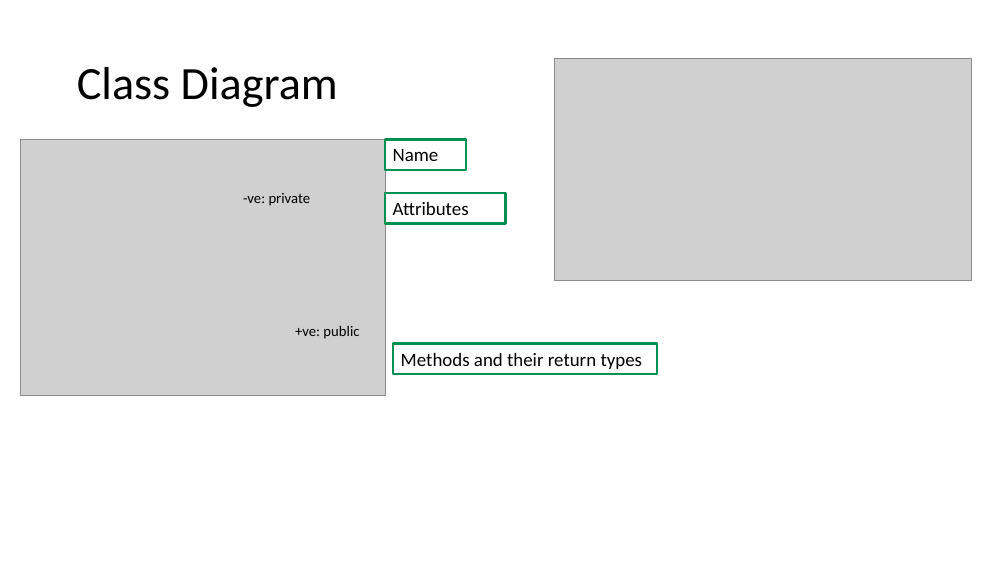
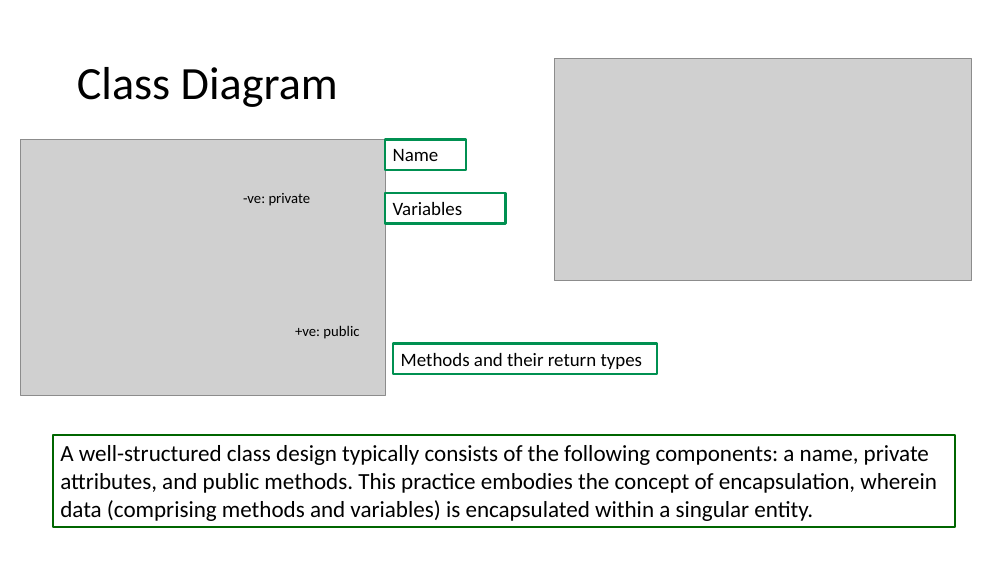
Before and after one commit to johnxu21/johnxu21.github.io, a slide deck: slide 18 of teaching/CS472/Timetable/OOD-V2.pptx (slide 13 before the commit). Drawn at 1008x567 pixels with LibreOffice and Linux fonts; fonts in the diff are those of the drawing; grey boxes stand for pictures. Boxes give left, top, right and bottom in pixels: in the first picture for what was removed or moved away, otherwise in the second. Text is boxed around its words. In the diff, an @@ line names an element or a change of style, - is before the commit and + after.

```diff
--- a/teaching/CS472/Timetable/OOD-V2.pptx
+++ b/teaching/CS472/Timetable/OOD-V2.pptx
@@ text in rectangle at box(393, 202, 463, 215): text changed @@
-Attributes
+Variables
@@ rectangle added at box(53, 436, 955, 527), outline #006600 2.25 pt, 22 pt, text #000000 @@
+A well-structured class design typically consists of the following components: a name, private attributes, and public methods. This practice embodies the concept of encapsulation, wherein data (comprising methods and variables) is encapsulated within a singular entity.
```
Also in this commit, not shown: 5 other slides changed, 7 slides added, 5 slides removed, 1 other file.
